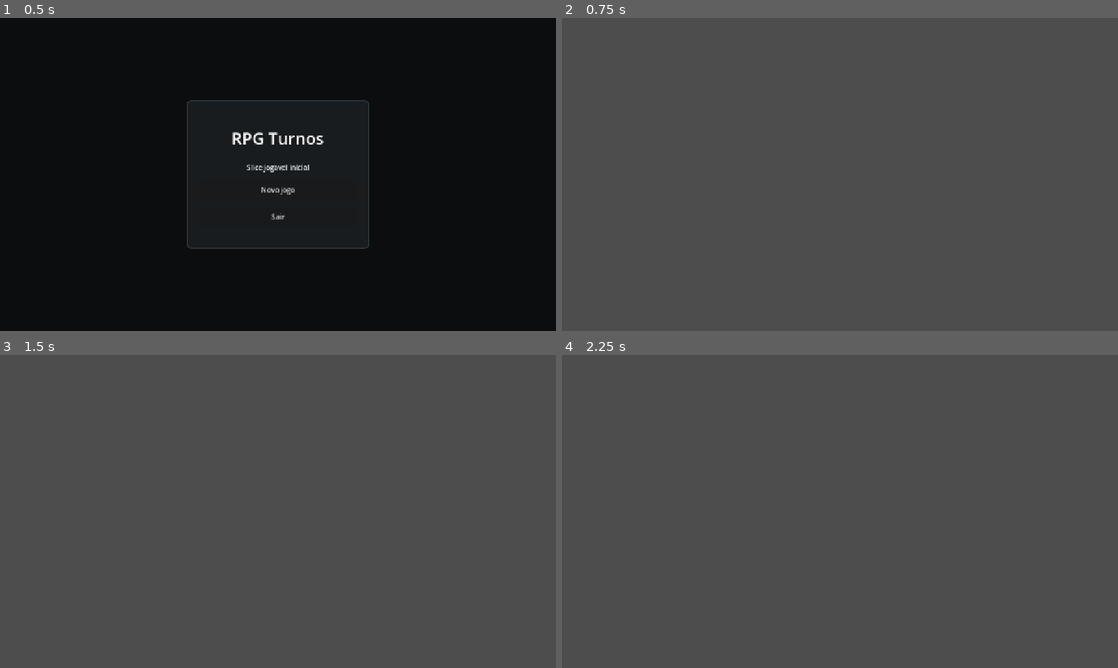
Above: before the commit, frames 1-4 (two rows, left to right).
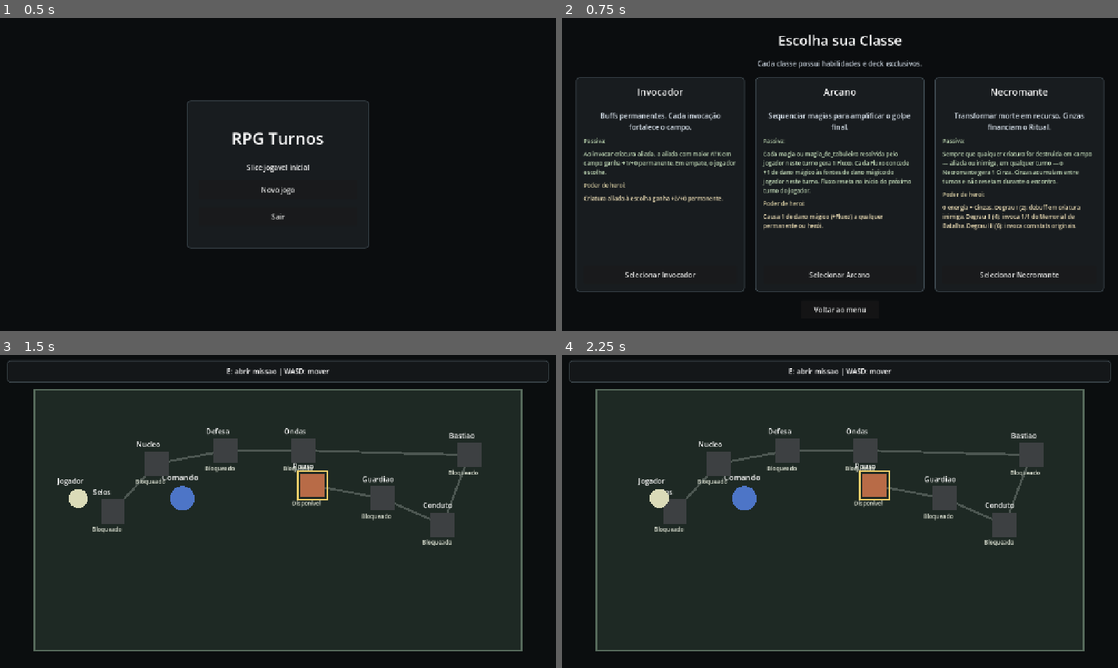
Above: after the commit, the same moments.

Repository: Bournellis/Studio
Game: Godot game, scene res://modes/boot/boot.tscn
Same seed, same stepped clock (60 frames per second), same inputs: the game is played once before the commit and once after it.
Inputs (mouse positions are in pixels of both pictures, inside the frame that each line leads up to):
- Up to frame 1 (0.5 s): no input
- Up to frame 2 (0.75 s): click "Novo jogo" at 0.5 s
- Up to frame 3 (1.5 s): click (100, 611) at 1.25 s, where only the run after the commit has a clickable "Selecionar Invocador"
- Up to frame 4 (2.25 s): tap Enter at 2 s; move the mouse to (962, 495) at 2.02 s; hold D from 2.03 s (still down); hold Shift from 2.03 s (still down); click (962, 495) at 2.17 s

Frame 1 is identical in both runs. In frame 2, 97% of the frame differs, in the area x 0-100%, y 0-100%; in frame 3, 96%; in frame 4, 96%.
Error before the commit: Parse Error: Identifier "styl" not declared in the current scope. (res://modes/class_select/class_select_root.gd:172)

Commit message:
RPG Turnos: completa registros e catalogo da Track 02

Diff:
--- a/Projetos/rpg-turnos/battle/battle_engine.gd
+++ b/Projetos/rpg-turnos/battle/battle_engine.gd
@@ -1847,4 +1847,235 @@
 		var route_targets: Array = []
 		var fallback_slots: Array = []
 		var ranged_targets: Array = []
-		var fallback: St
+		var fallback: String = "hero" if modo_batalha == MODE_DUEL or owner_id == ENEMY_ID else "none"
+		var raw: Variant = configured_routes.get(str(index), configured_routes.get(_slot_label(owner_id, index), null))
+		if typeof(raw) == TYPE_DICTIONARY:
+			var raw_dict: Dictionary = Dictionary(raw)
+			route_targets = Array(raw_dict.get("targets", []))
+			fallback_slots = Array(raw_dict.get("fallback_slots", []))
+			ranged_targets = Array(raw_dict.get("ranged_targets", []))
+			fallback = str(raw_dict.get("fallback", fallback))
+		elif typeof(raw) == TYPE_ARRAY:
+			route_targets = Array(raw)
+		if route_targets.is_empty():
+			route_targets.append({"owner": target_owner_id, "slot": index})
+		_attack_routes[_route_key(owner_id, index)] = {
+			"targets": route_targets,
+			"fallback_slots": fallback_slots,
+			"ranged_targets": ranged_targets,
+			"fallback": fallback
+		}
+
+func _default_slot_definitions(owner_id: String, count: int) -> Array:
+	var result: Array = []
+	var prefix: String = "P" if owner_id == PLAYER_ID else "E"
+	for index: int in range(count):
+		result.append({
+			"id": "%s%d" % [prefix, index + 1],
+			"terrain": "normal",
+			"elevation": "chao",
+			"accepts": ["criatura", "estrutura", "permanente"]
+		})
+	return result
+
+func _labels_from_slot_definitions(definitions: Array, prefix: String) -> Array[String]:
+	var labels: Array[String] = []
+	for index: int in range(definitions.size()):
+		var definition: Dictionary = Dictionary(definitions[index])
+		labels.append(str(definition.get("label", definition.get("id", "%s%d" % [prefix, index + 1]))))
+	return labels
+
+func _empty_slots(count: int) -> Array:
+	var result: Array = []
+	for _index: int in range(count):
+		result.append(null)
+	return result
+
+func _slot_definition(owner_id: String, slot_index: int) -> Dictionary:
+	owner_id = _normalize_owner_id(owner_id)
+	var definitions: Array = _player_slot_definitions
+	if owner_id == ENEMY_ID:
+		definitions = _enemy_slot_definitions
+	elif owner_id == NEUTRAL_ID:
+		definitions = _neutral_slot_definitions
+	if slot_index < 0 or slot_index >= definitions.size():
+		return {}
+	return Dictionary(definitions[slot_index])
+
+func _first_open_slot(owner_id: String) -> int:
+	var slots: Array = _slots_for_owner(owner_id)
+	for index: int in range(slots.size()):
+		if slots[index] == null:
+			return index
+	return -1
+
+func _controller(controller_id: String) -> Dictionary:
+	controller_id = _normalize_owner_id(controller_id)
+	return Dictionary(controladores.get(controller_id, {}))
+
+func _set_controller(controller_id: String, controller: Dictionary) -> void:
+	controladores[_normalize_owner_id(controller_id)] = controller
+
+func _controller_energy(controller_id: String) -> int:
+	return int(_controller(controller_id).get("energy", 0))
+
+func _is_encounter_controller(controller_id: String) -> bool:
+	return controller_id == ENEMY_ID and str(_controller(controller_id).get("kind", "")) == "encontro"
+
+func _controller_has_hero(controller_id: String) -> bool:
+	return _controller(controller_id).has("hero")
+
+func _hero_state(hero_resource, owner_id: String, fallback_health: int) -> Dictionary:
+	var max_health: int = fallback_health
+	var hero_id: String = owner_id
+	var hero_name: String = _owner_label(owner_id)
+	if hero_resource != null:
+		max_health = int(hero_resource.max_health)
+		hero_id = str(hero_resource.id)
+		hero_name = str(hero_resource.display_name)
+	return {
+		"id": hero_id,
+		"name": hero_name,
+		"controller": owner_id,
+		"health": max_health,
+		"max_health": max_health,
+		"armor": 0
+	}
+
+func _sync_public_fields() -> void:
+	var player: Dictionary = _controller(PLAYER_ID)
+	var player_hero: Dictionary = Dictionary(player.get("hero", {}))
+	player_health = int(player_hero.get("health", player_health))
+	player_armor = int(player_hero.get("armor", 0))
+	energy = int(player.get("energy", energy))
+	deck = Array(player.get("deck", [])).duplicate()
+	hand = Array(player.get("hand", [])).duplicate()
+	discard = []
+	hero_power_used = bool(player.get("hero_power_used", false))
+	var enemy: Dictionary = _controller(ENEMY_ID)
+	if enemy.has("hero"):
+		var enemy_hero: Dictionary = Dictionary(enemy.get("hero", {}))
+		enemy_health = int(enemy_hero.get("health", enemy_health))
+		enemy_armor = int(enemy_hero.get("armor", 0))
+	else:
+		enemy_health = 0
+		enemy_armor = 0
+
+func _slots_for_owner(owner_id: String) -> Array:
+	var normalized: String = _normalize_owner_id(owner_id)
+	if normalized == ENEMY_ID:
+		return enemy_slots
+	if normalized == NEUTRAL_ID:
+		return neutral_slots
+	return player_slots
+
+func _set_slots_for_owner(owner_id: String, slots: Array) -> void:
+	var normalized: String = _normalize_owner_id(owner_id)
+	if normalized == ENEMY_ID:
+		enemy_slots = slots
+	elif normalized == NEUTRAL_ID:
+		neutral_slots = slots
+	else:
+		player_slots = slots
+
+func _opponent_id(owner_id: String) -> String:
+	return ENEMY_ID if _normalize_owner_id(owner_id) == PLAYER_ID else PLAYER_ID
+
+func _owner_label(owner_id: String) -> String:
+	return "jogador" if _normalize_owner_id(owner_id) == PLAYER_ID else "inimigo"
+
+func _normalize_owner_id(owner_id: String) -> String:
+	if owner_id in ["neutral", "neutro", NEUTRAL_ID]:
+		return NEUTRAL_ID
+	if owner_id in ["enemy", "inimigo", ENEMY_ID]:
+		return ENEMY_ID
+	return PLAYER_ID
+
+func _route_key(owner_id: String, slot_index: int) -> String:
+	return "%s:%d" % [_normalize_owner_id(owner_id), slot_index]
+
+func _slot_label(owner_id: String, slot_index: int) -> String:
+	owner_id = _normalize_owner_id(owner_id)
+	var labels: Array[String] = _player_slot_labels
+	var prefix: String = "P"
+	if owner_id == ENEMY_ID:
+		labels = _enemy_slot_labels
+		prefix = "E"
+	elif owner_id == NEUTRAL_ID:
+		labels = _neutral_slot_labels
+		prefix = "N"
+	if slot_index >= 0 and slot_index < labels.size():
+		return labels[slot_index]
+	return "%s%d" % [prefix, slot_index + 1]
+
+func _target_label(target: Dictionary) -> String:
+	var owner_id: String = _normalize_owner_id(str(target.get("owner", ENEMY_ID)))
+	var slot_index: int = int(target.get("slot", -1))
+	if slot_index >= 0:
+		return _slot_label(owner_id, slot_index)
+	if owner_id == ENEMY_ID:
+		return "Heroi inimigo"
+	return "Heroi do jogador"
+
+func _add_attack_option(options: Array, seen: Dictionary, target: Dictionary) -> void:
+	var key: String = "%s:%d" % [str(target.get("owner", "")), int(target.get("slot", -1))]
+	if seen.has(key):
+		return
+	seen[key] = true
+	target["label"] = _target_label(target)
+	options.append(target)
+
+func _target_in_options(target: Dictionary, options: Array) -> bool:
+	var target_owner: String = _normalize_owner_id(str(target.get("owner", "")))
+	var target_slot: int = int(target.get("slot", -99))
+	for option: Variant in options:
+		var option_dict: Dictionary = Dictionary(option)
+		if _normalize_owner_id(str(option_dict.get("owner", ""))) == target_owner and int(option_dict.get("slot", -99)) == target_slot:
+			return true
+	return false
+
+func _is_instant_speed_card(card) -> bool:
+	return card != null and (str(card.speed) == "instantanea" or _has_card_keyword(card, "instantaneo"))
+
+func _has_card_keyword(card, keyword: String) -> bool:
+	return card != null and card.has_method("has_keyword") and (card.has_keyword(keyword) or card.has_keyword(_keyword_alias(keyword)))
+
+func _has_keyword(occupant: Dictionary, keyword: String) -> bool:
+	var keywords: Array = Array(occupant.get("keywords", []))
+	return keywords.has(keyword) or keywords.has(_keyword_alias(keyword))
+
+func _keyword_alias(keyword: String) -> String:
+	match keyword:
+		"rapido":
+			return "fast"
+		"defensor":
+			return "defender"
+		"alcance":
+			return "reach"
+		"atropelar":
+			return "trample"
+		_:
+			return keyword
+
+func _card_name(card_id: String) -> String:
+	if _catalog == null:
+		return card_id
+	return _catalog.card_name(card_id)
+
+func _visual(kind: String, owner_id: String, slot_index: int, text: String, color: Color) -> void:
+	eventos_visuais.append({
+		"kind": kind,
+		"owner": _normalize_owner_id(owner_id),
+		"slot": slot_index,
+		"text": text,
+		"color": color
+	})
+
+func _log(line: String) -> void:
+	log_lines.append(line)
+	if log_lines.size() > MAX_LOG_LINES:
+		log_lines.pop_front()
+
+func _fail(message: String) -> Dictionary:
+	_log(message)
+	return {"ok": false, "message": message}
--- a/Projetos/rpg-turnos/data/definitions/slice_catalog.json
+++ b/Projetos/rpg-turnos/data/definitions/slice_catalog.json
@@ -2691,3 +2691,23 @@
         "incursor_vazio",
         "incursor_vazio",
         "batedor_eter",
+        "batedor_eter",
+        "batedor_eter",
+        "lamina_choque",
+        "lamina_choque",
+        "bruto_mercenario",
+        "bruto_mercenario",
+        "pulso_disruptivo",
+        "pulso_disruptivo",
+        "pulso_disruptivo",
+        "correntes_eter",
+        "correntes_eter",
+        "correntes_eter",
+        "drenagem_forca",
+        "drenagem_forca",
+        "nevoa_astral",
+        "nevoa_astral"
+      ]
+    }
+  ]
+}
--- a/Projetos/rpg-turnos/data/generated/slice_catalog.tres
+++ b/Projetos/rpg-turnos/data/generated/slice_catalog.tres
@@ -391,8 +391,13 @@
 command_cost = 1
 attack = 2
 health = 1
-text = "Rapido."
+text = "Rapido. Ao morrer: gera 1 Cinza extra."
 keywords = PackedStringArray("rapido")
+effect = {
+"on_death": {
+"action": "extra_cinza"
+}
+}
 
 [sub_resource type="Resource" id="Resource_3vxjw"]
 script = ExtResource("1_tqsc8")
@@ -403,8 +408,16 @@
 command_cost = 1
 attack = 3
 health = 1
-text = "Rapido."
+text = "Rapido. Ao morrer: 1 dano magico a qualquer permanente inimigo."
 keywords = PackedStringArray("rapido")
+effect = {
+"on_death": {
+"action": "damage",
+"amount": 1.0,
+"damage_type": "magico",
+"target": "first_enemy_permanent"
+}
+}
 
 [sub_resource type="Resource" id="Resource_8vwdf"]
 script = ExtResource("1_tqsc8")
@@ -1042,7 +1055,15 @@
 command_cost = 1
 attack = 1
 health = 2
-keywords = PackedStringArray()
+text = "Ao morrer: aplica enjoo em criatura inimiga pronta."
+keywords = PackedStringArray()
+effect = {
+"on_death": {
+"action": "apply_status",
+"status": "enjoo",
+"target": "first_ready_enemy_creature"
+}
+}
 
 [sub_resource type="Resource" id="Resource_hhqfi"]
 script = ExtResource("1_tqsc8")
--- a/Projetos/rpg-turnos/modes/class_select/class_select_root.gd
+++ b/Projetos/rpg-turnos/modes/class_select/class_select_root.gd
@@ -169,4 +169,4 @@
 	style.content_margin_top = 18
 	style.content_margin_right = 18
 	style.content_margin_bottom = 18
-	return styl
+	return style
--- a/Projetos/rpg-turnos/tests/unit/test_content_and_session.gd
+++ b/Projetos/rpg-turnos/tests/unit/test_content_and_session.gd
@@ -427,4 +427,34 @@
 # --- P13: Necromante integration checkpoint — catalog data ---
 
 func test_necromante_hero_power_display_name_is_ritual_das_sombras() -> void:
-	var hp: Dictionary = ContentLibrary.get_class_hero_power("
+	var hp: Dictionary = ContentLibrary.get_class_hero_power("necromante")
+	assert_false(hp.is_empty(), "get_class_hero_power must return data for necromante.")
+	assert_eq(str(hp.get("display_name", "")), "Ritual das Sombras",
+		"Necromante hero power display_name must be 'Ritual das Sombras'.")
+
+func test_necromante_hero_power_action_is_ritual_das_sombras() -> void:
+	var hp: Dictionary = ContentLibrary.get_class_hero_power("necromante")
+	var effect: Dictionary = Dictionary(hp.get("effect", {}))
+	assert_eq(str(effect.get("action", "")), "ritual_das_sombras",
+		"Necromante hero power action must be 'ritual_das_sombras' so BattleEngine bypasses energy check and dispatches to the 3-tier handler.")
+
+func test_necromante_hero_power_has_three_tiers() -> void:
+	var hp: Dictionary = ContentLibrary.get_class_hero_power("necromante")
+	var effect: Dictionary = Dictionary(hp.get("effect", {}))
+	var tiers: Array = Array(effect.get("tiers", []))
+	assert_eq(tiers.size(), 3,
+		"Necromante hero power must expose exactly 3 tiers (Degrau I/II/III).")
+
+func test_necromante_class_passiva_id_is_colheita_sombria() -> void:
+	var cls: Dictionary = ContentLibrary.get_class_definition("necromante")
+	assert_false(cls.is_empty(), "ContentLibrary must expose necromante class data.")
+	var passiva: Dictionary = Dictionary(cls.get("passiva", {}))
+	assert_eq(str(passiva.get("id", "")), "colheita_sombria",
+		"Necromante passiva id must be 'colheita_sombria'.")
+
+func _delete_test_save() -> void:
+	if not FileAccess.file_exists(TEST_SAVE_PATH):
+		return
+	var user_dir: DirAccess = DirAccess.open("user://")
+	if user_dir != null:
+		user_dir.remove(TEST_SAVE_FILENAME)
Not shown, added: Projetos/rpg-turnos/tests/unit/test_arcano_fluxo.gd.uid
Not shown, added: Projetos/rpg-turnos/tests/unit/test_class_arcano.gd.uid
Not shown, added: Projetos/rpg-turnos/tests/unit/test_class_invocador.gd.uid
Not shown, added: Projetos/rpg-turnos/tests/unit/test_class_necromante.gd.uid
Not shown, added: Projetos/rpg-turnos/tests/unit/test_necromante_cinzas.gd.uid
Not shown, changed: 08_Coordenacao_Agentes/Kanban/Doing/2026-05-07_codex_rpg-turnos_track-02-linear.md
Not shown, changed: Projetos/rpg-turnos/implementation/current-status.md
Not shown, changed: Projetos/rpg-turnos/implementation/tracks/track-02-draxos-lore-progression/current-status.md
